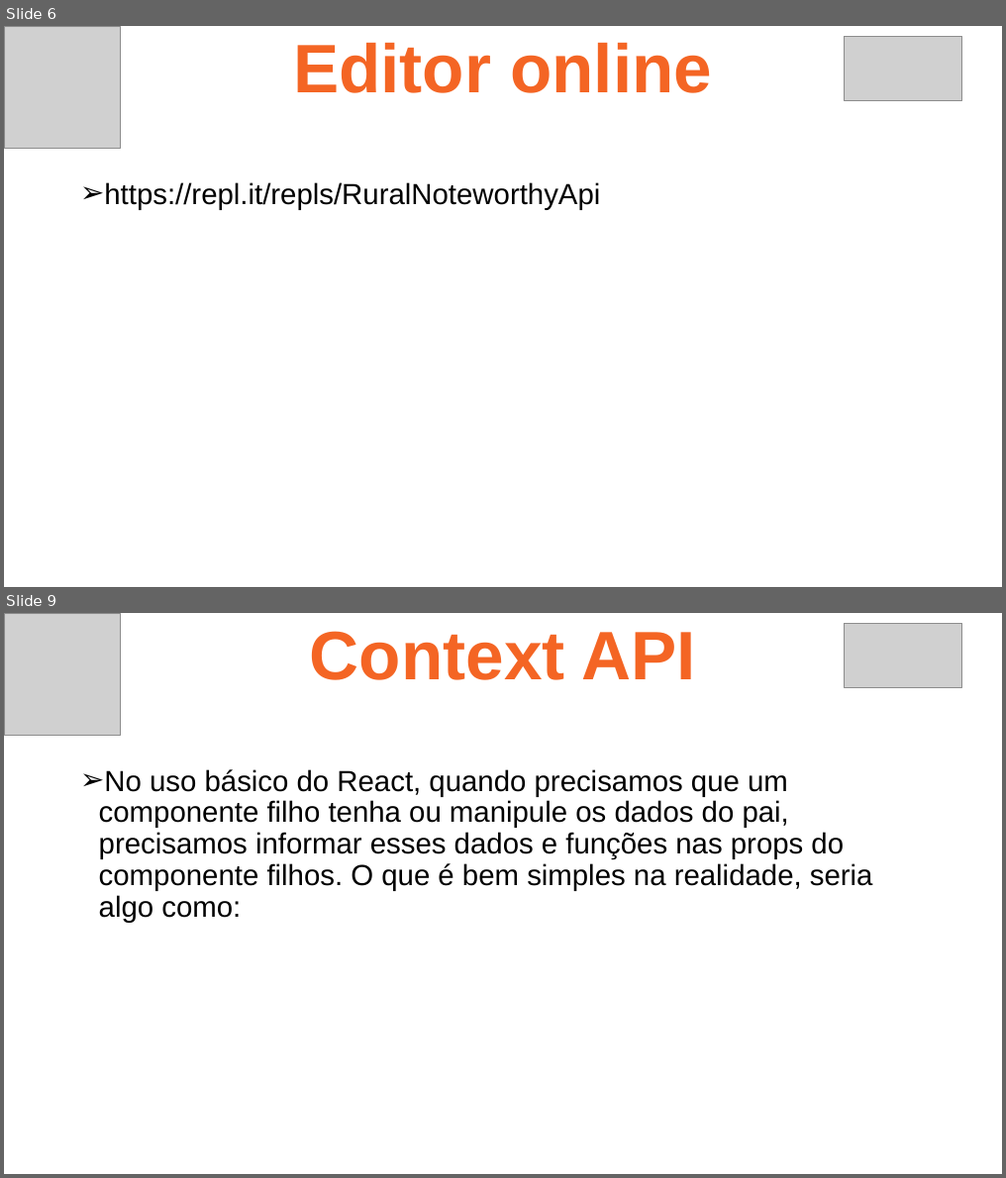
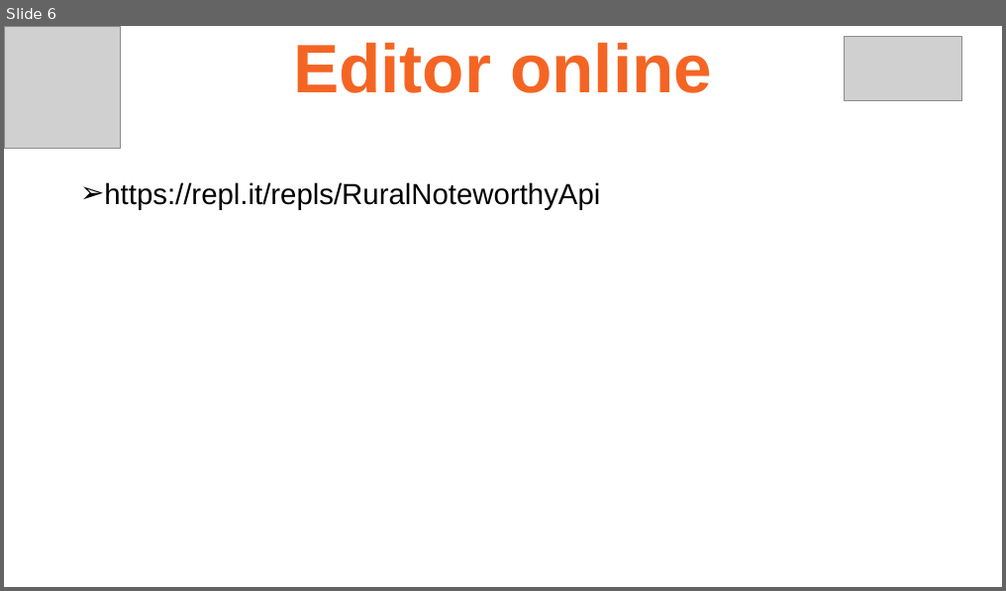
Before and after one commit to ruan4f/Treinamento_Node_React, a slide deck: material/ReactAula2.pptx. Shown one above the other, each under a label of ours: slides 6 and 9 before the commit, slide 6 after it; the slides between them are not shown. The pictures are 1006x1178 and 1006x591 pixels, drawn with LibreOffice and Linux fonts; fonts in the diff are those of the drawing; grey boxes stand for pictures. Boxes give left, top, right and bottom in pixels: in the first picture for what was removed or moved away, otherwise in the second. Text is boxed around its words. In the diff, an @@ line names an element or a change of style, - is before the commit and + after.

```diff
--- a/material/ReactAula2.pptx
+++ b/material/ReactAula2.pptx
@@ slide 9 removed at (4,613,1002,1174), background #FFFFFF @@
@@ picture removed at (4,613,120,736) @@
@@ text removed at (310,631,695,680) @@
-Context API
@@ picture removed at (844,623,962,687) @@
@@ text removed at (99,769,873,923) @@
-➢ No uso básico do React, quando precisamos que um componente filho tenha ou manipule os dados do pai, precisamos informar esses dados e funções nas props do componente filhos. O que é bem simples na realidade, seria algo como:
```
Also in this commit, not shown: 4 other slides removed.
